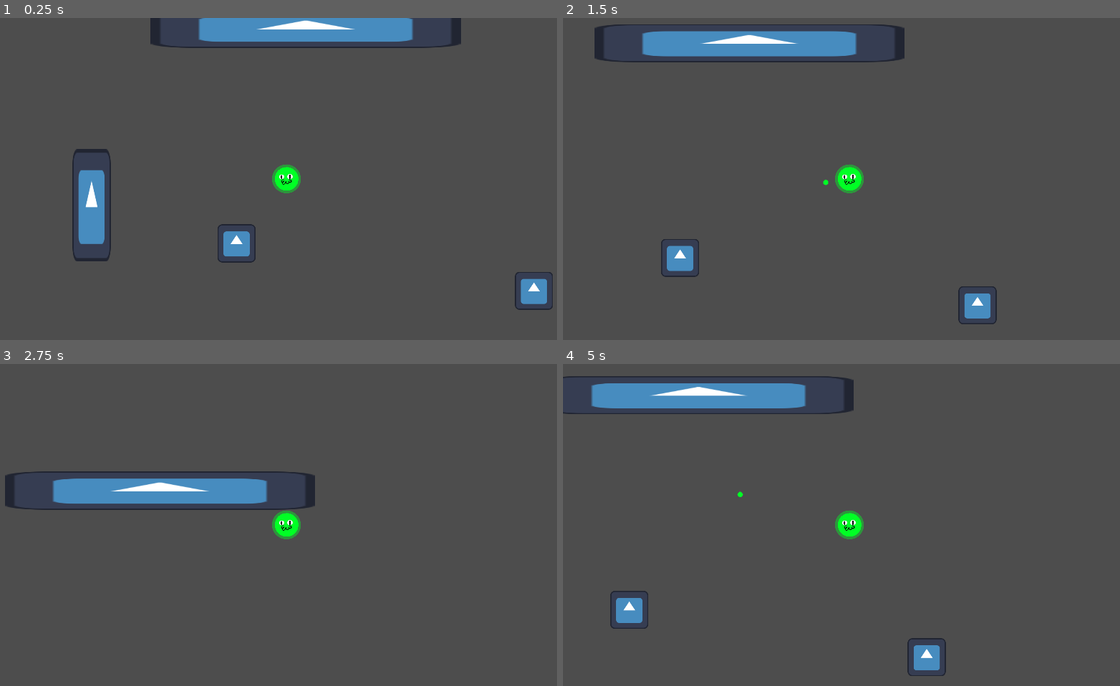
Above: before the commit, frames 1-4 (two rows, left to right).
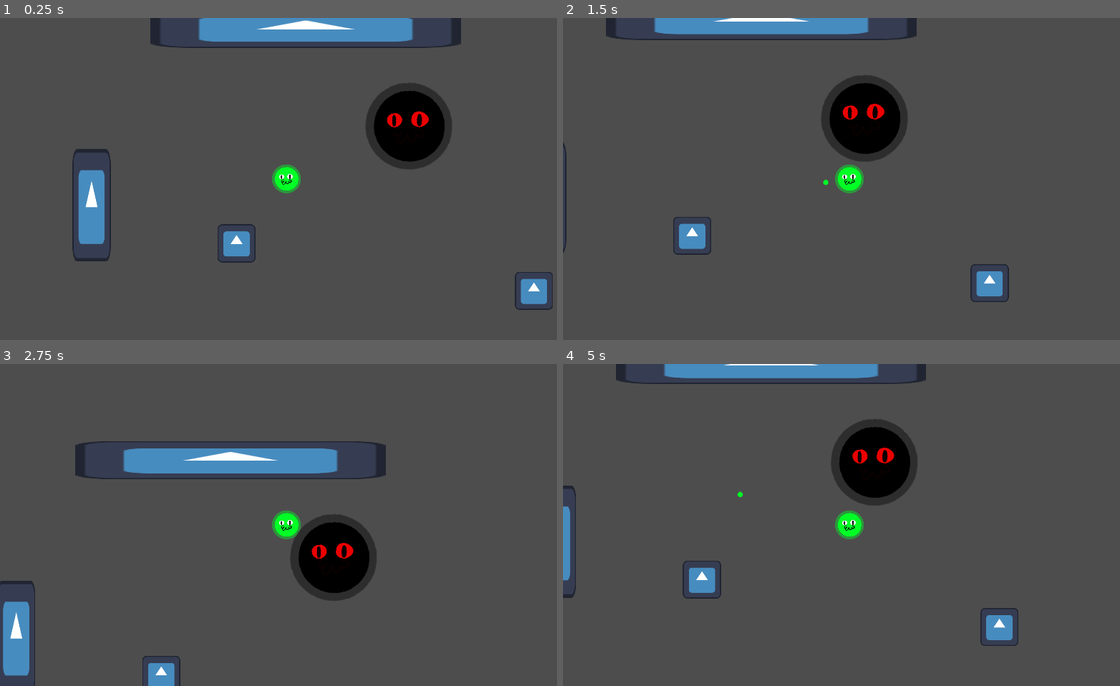
Above: after the commit, the same moments.

Repository: QuantumForgeGames/cellular-conquest
Game: Godot game, scene res://scripts/levels/world.tscn
Two runs of this game, one before a commit and one after it. Both use one fixed random seed, a clock stepped at 60 frames per second and the inputs below. The engine's default icon, where the game draws it, is replaced by a stand-in: a white triangle on a blue panel in a dark square.
Inputs (mouse positions are in pixels of both pictures, inside the frame that each line leads up to):
- Up to frame 1 (0.25 s): no input
- Up to frame 2 (1.5 s): tap Enter at 0.5 s; move the mouse to (975, 162) at 0.52 s; tap W (dash) at 0.6 s; move the mouse to (735, 195) at 1.27 s; tap Q (shoot) at 1.35 s
- Up to frame 3 (2.75 s): move the mouse to (345, 454) at 2.02 s; tap W (dash) at 2.1 s
- Up to frame 4 (5 s): move the mouse to (819, 589) at 2.77 s; tap Q (shoot) at 2.85, 4.35 s; move the mouse to (1019, 573) at 3.52 s; tap W (dash) at 3.6 s; move the mouse to (679, 476) at 4.27 s

The runs differ from the first frame. In frame 1, 3.3% of the frame differs, in the area x 65-82%, y 20-47%; in frame 2, 10%; in frame 3, 12%, in the area x 0-70%, y 24-100%; in frame 4, 11%.

Commit message:
abstract health logic into hitbox component

Diff:
--- /dev/null
+++ b/scenes/entities/enemy.tscn
@@ -0,0 +1,31 @@
+[gd_scene load_steps=7 format=3 uid="uid://c6wl8krh5vc0f"]
+
+[ext_resource type="Script" path="res://scripts/entities/enemy.gd" id="1_d2sxg"]
+[ext_resource type="Texture2D" uid="uid://dti0tj8rqson2" path="res://assets/art/entities/player/body.png" id="1_s0dqk"]
+[ext_resource type="Texture2D" uid="uid://c7k74uq3x2cxf" path="res://assets/art/entities/player/face.png" id="2_71ysh"]
+[ext_resource type="PackedScene" uid="uid://cy6iv24ne4unh" path="res://scenes/entities/hitbox.tscn" id="4_mwnrd"]
+
+[sub_resource type="CircleShape2D" id="CircleShape2D_8a4gp"]
+radius = 143.349
+
+[sub_resource type="CircleShape2D" id="CircleShape2D_45uan"]
+radius = 140.0
+
+[node name="Enemy" type="CharacterBody2D"]
+script = ExtResource("1_d2sxg")
+
+[node name="BodySprite" type="Sprite2D" parent="."]
+modulate = Color(1, 0, 0, 1)
+scale = Vector2(0.75, 0.75)
+texture = ExtResource("1_s0dqk")
+
+[node name="FaceSprite" type="Sprite2D" parent="BodySprite"]
+texture = ExtResource("2_71ysh")
+
+[node name="CollisionShape2D" type="CollisionShape2D" parent="."]
+shape = SubResource("CircleShape2D_8a4gp")
+
+[node name="Hitbox" parent="." instance=ExtResource("4_mwnrd")]
+
+[node name="CollisionShape2D" type="CollisionShape2D" parent="Hitbox"]
+shape = SubResource("CircleShape2D_45uan")
--- /dev/null
+++ b/scenes/entities/hitbox.tscn
@@ -0,0 +1,6 @@
+[gd_scene load_steps=2 format=3 uid="uid://cy6iv24ne4unh"]
+
+[ext_resource type="Script" path="res://scripts/entities/hitbox.gd" id="1_0fvy8"]
+
+[node name="Hitbox" type="Area2D"]
+script = ExtResource("1_0fvy8")
--- a/scenes/entities/player.tscn
+++ b/scenes/entities/player.tscn
@@ -1,11 +1,15 @@
-[gd_scene load_steps=5 format=3 uid="uid://dgaq2412shtkp"]
+[gd_scene load_steps=7 format=3 uid="uid://dgaq2412shtkp"]
 
 [ext_resource type="Script" path="res://scripts/entities/player.gd" id="1_jiuba"]
 [ext_resource type="Texture2D" uid="uid://dti0tj8rqson2" path="res://assets/art/entities/player/body.png" id="2_leax0"]
 [ext_resource type="Texture2D" uid="uid://c7k74uq3x2cxf" path="res://assets/art/entities/player/face.png" id="3_x5224"]
+[ext_resource type="PackedScene" uid="uid://cy6iv24ne4unh" path="res://scenes/entities/hitbox.tscn" id="4_xylr6"]
 
 [sub_resource type="CircleShape2D" id="CircleShape2D_swsho"]
 radius = 49.0408
+
+[sub_resource type="CircleShape2D" id="CircleShape2D_7gxpx"]
+radius = 48.3735
 
 [node name="Player" type="CharacterBody2D"]
 script = ExtResource("1_jiuba")
@@ -21,3 +25,8 @@
 shape = SubResource("CircleShape2D_swsho")
 
 [node name="Camera2D" type="Camera2D" parent="."]
+
+[node name="Hitbox" parent="." instance=ExtResource("4_xylr6")]
+
+[node name="CollisionShape2D" type="CollisionShape2D" parent="Hitbox"]
+shape = SubResource("CircleShape2D_7gxpx")
--- /dev/null
+++ b/scripts/entities/enemy.gd
@@ -0,0 +1 @@
+extends CharacterBody2D
--- /dev/null
+++ b/scripts/entities/hitbox.gd
@@ -0,0 +1,19 @@
+extends Area2D
+
+@onready var entity := get_parent()
+@export var BASE_HEALTH := 1
+@export var BASE_SIZE: float = scale.x
+@export var SIZE_SCALE_FACTOR := 0.01 # factor relating size and health
+@export var SIZE_TWEEN_RATE := 0.01 # REVISIT! linear rate might not be feasible for larger sizes
+@export var health: int = BASE_HEALTH :
+	set (value):
+		update_size(health, value)
+		health = value
+
+var size_tween: Tween = null
+
+func update_size(old_health: int, current_health: int):
+	var target_scale := (SIZE_SCALE_FACTOR * (current_health - BASE_HEALTH) + BASE_SIZE) * Vector2.ONE
+	if size_tween: size_tween.kill()
+	size_tween = get_tree().create_tween()
+	size_tween.tween_property(entity, "scale", target_scale, SIZE_TWEEN_RATE * abs(current_health - old_health))
--- a/scripts/entities/player.gd
+++ b/scripts/entities/player.gd
@@ -3,18 +3,6 @@
 # Basic controller
 @export var MAX_SPEED := 400.
 @export var MAX_MOUSE_DIST := 100.
-
-# Health/Size
-@export var BASE_HEALTH := 1
-@export var BASE_SIZE: float = scale.x
-@export var SIZE_SCALE_FACTOR := 0.01 # factor relating size and health
-@export var SIZE_TWEEN_RATE := 0.01 # REVISIT! linear rate might not be feasible for larger sizes
-@export var health: int = BASE_HEALTH :
-	set (value):
-		update_size(value, health)
-		health = value
-
-var size_tween: Tween = null
 
 # Dash ability
 @export var DASH_SPEED := 1000.
@@ -51,10 +39,3 @@
 
 func toggle_dash():
 	is_dashing = not is_dashing
-
-func update_size(old_health: int, current_health: int):
-	var target_scale := (SIZE_SCALE_FACTOR * (old_health - BASE_HEALTH) + BASE_SIZE) * Vector2.ONE
-
-	if size_tween: size_tween.kill()
-	size_tween = get_tree().create_tween()
-	size_tween.tween_property(self, "scale", target_scale, SIZE_TWEEN_RATE * abs(current_health - old_health))
--- a/scripts/levels/world.tscn
+++ b/scripts/levels/world.tscn
@@ -1,7 +1,8 @@
-[gd_scene load_steps=3 format=3 uid="uid://7pc3dynyj3ax"]
+[gd_scene load_steps=4 format=3 uid="uid://7pc3dynyj3ax"]
 
 [ext_resource type="PackedScene" uid="uid://dgaq2412shtkp" path="res://scenes/entities/player.tscn" id="1_ypafy"]
 [ext_resource type="Texture2D" uid="uid://b8v0pcy4vh7fv" path="res://assets/art/entities/icon.svg" id="2_ydj35"]
+[ext_resource type="PackedScene" uid="uid://c6wl8krh5vc0f" path="res://scenes/entities/enemy.tscn" id="3_uxm3w"]
 
 [node name="Main" type="Node"]
 
@@ -25,3 +26,6 @@
 
 [node name="Player" parent="." instance=ExtResource("1_ypafy")]
 position = Vector2(853, 575)
+
+[node name="Enemy" parent="." instance=ExtResource("3_uxm3w")]
+position = Vector2(1263, 399)
